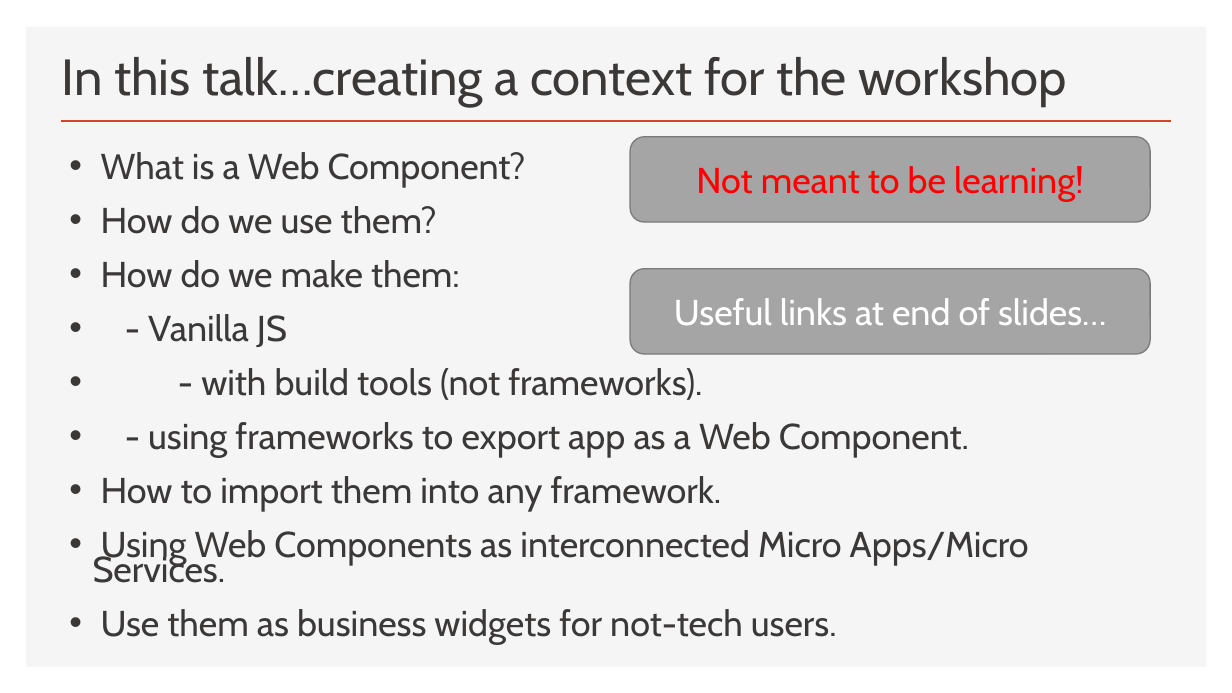
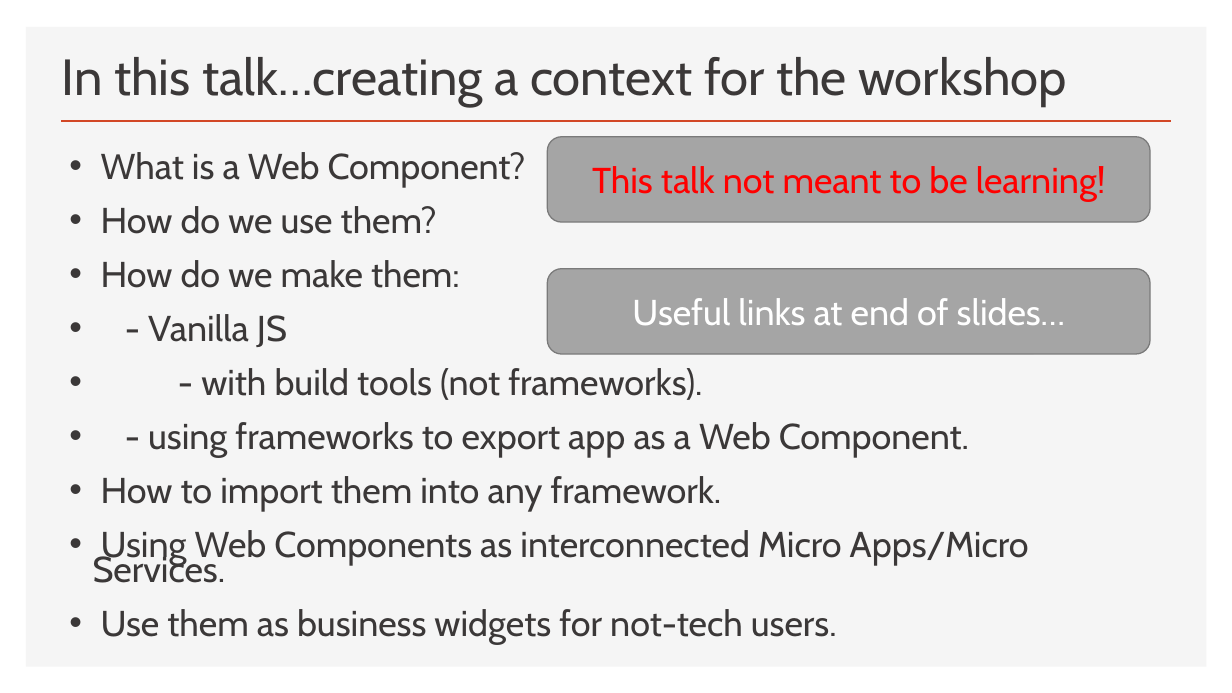
Before and after one commit to Python-Test-Engineer/web-components-v1, a slide deck: slide 11 of SLIDES/ndc-web-components.pptx. Drawn at 1232x693 pixels with LibreOffice and Linux fonts; fonts in the diff are those of the drawing. Boxes give left, top, right and bottom in pixels: in the first picture for what was removed or moved away, otherwise in the second. Text is boxed around its words. In the diff, an @@ line names an element or a change of style, - is before the commit and + after.

Commit message:
workshop

```diff
--- a/SLIDES/ndc-web-components.pptx
+++ b/SLIDES/ndc-web-components.pptx
@@ rounded rectangle "This talk not meant to ...": place and size @@
-rounded rectangle "This talk not meant to ..." at <box>630,137,1151,222</box>
+rounded rectangle "This talk not meant to ..." at <box>547,137,1150,222</box>
@@ text in rounded rectangle at <box>592,166,1106,202</box>: text changed @@
-Not meant to be learning!
+This talk not meant to be learning!
@@ rounded rectangle "Useful links at end of ...": place and size @@
-rounded rectangle "Useful links at end of ..." at <box>630,269,1151,354</box>
+rounded rectangle "Useful links at end of ..." at <box>547,269,1150,354</box>
```
Also in this commit, not shown: 1 other slide changed.
